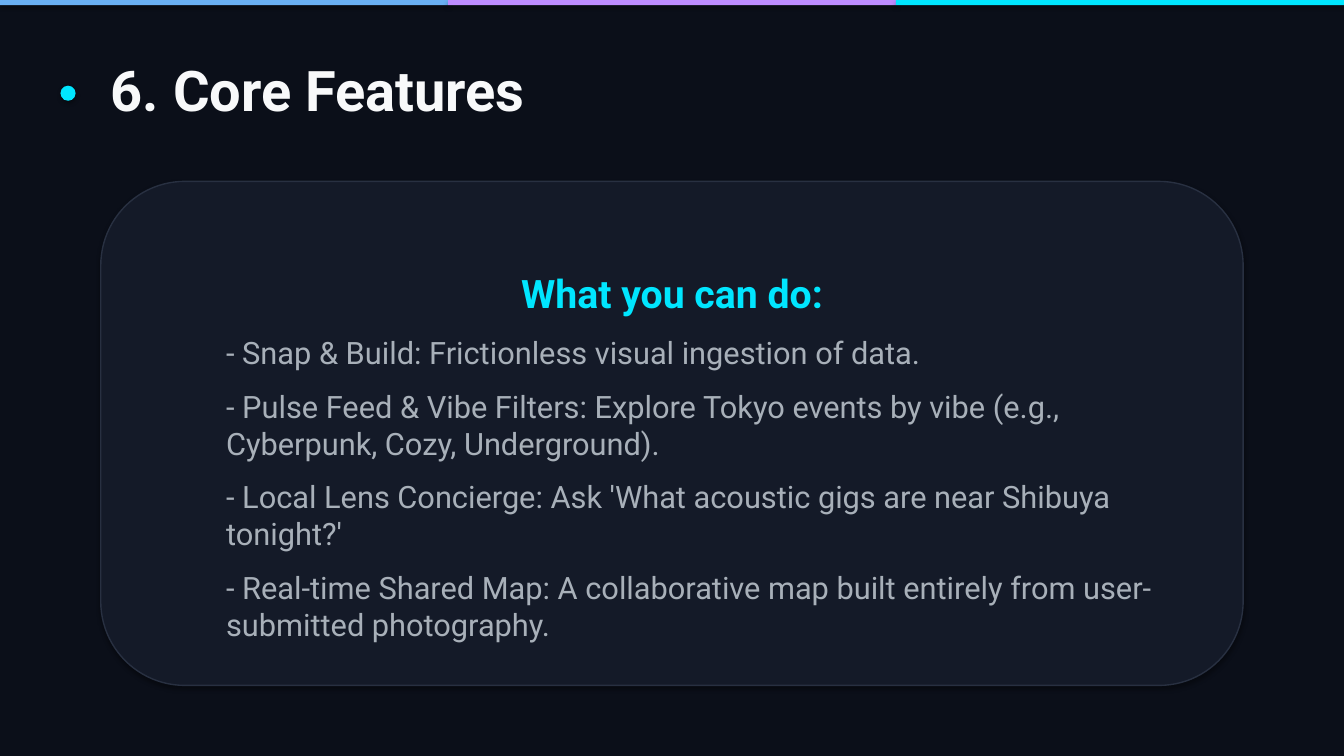
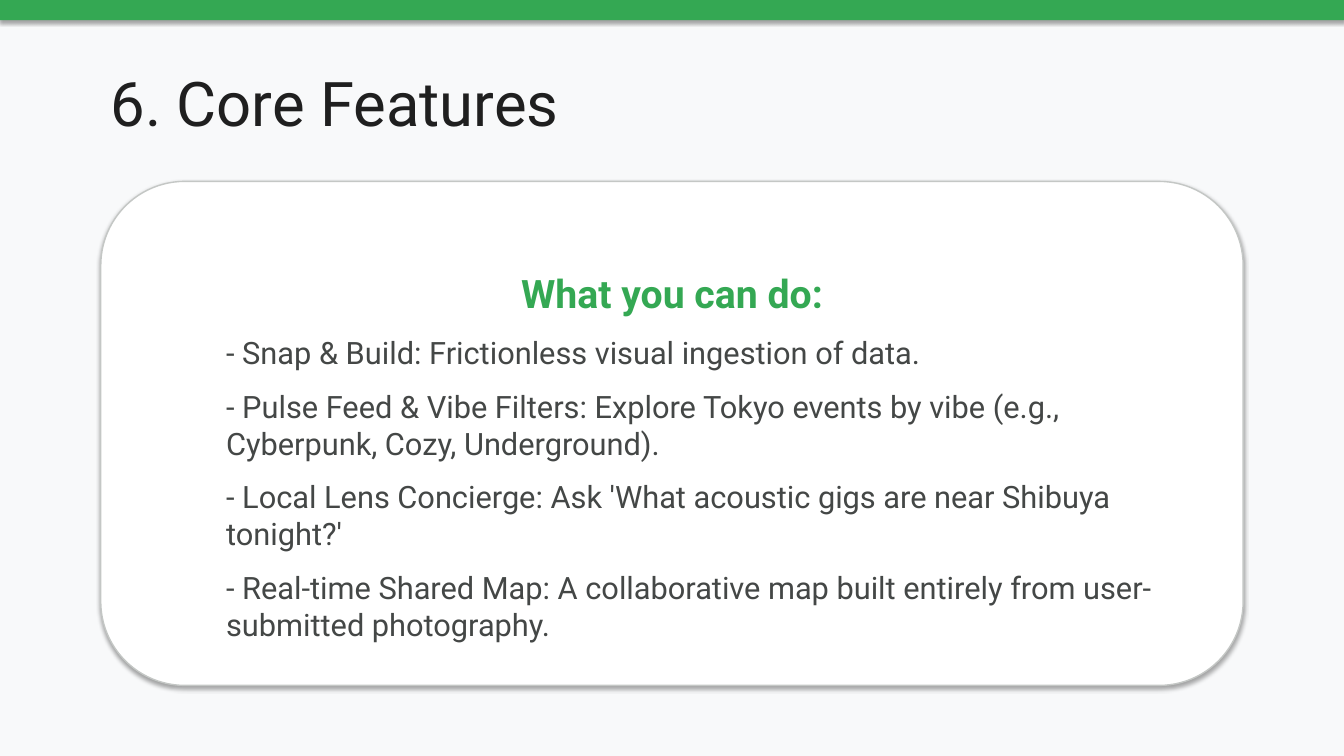
Before and after one commit to sad-squid/gemini-demo, a slide deck: slide 7 of docs/Local_Lens_Pitch_Deck.pptx. Drawn at 1344x756 pixels with LibreOffice and Linux fonts; fonts in the diff are those of the drawing. Boxes give left, top, right and bottom in pixels: in the first picture for what was removed or moved away, otherwise in the second. Text is boxed around its words. In the diff, an @@ line names an element or a change of style, - is before the commit and + after.

```diff
--- a/docs/Local_Lens_Pitch_Deck.pptx
+++ b/docs/Local_Lens_Pitch_Deck.pptx
@@ background #0B0F19 to #F8F9FA @@
@@ rectangle: place and size @@
-rectangle at bbox=[0, 0, 448, 5]
+rectangle at bbox=[0, 0, 1344, 20]
@@ rectangle at bbox=[0, 0, 1344, 20]: fill #6AB0F3 to #34A853 @@
@@ rectangle removed at bbox=[448, 0, 895, 5] @@
@@ rectangle removed at bbox=[896, 0, 1344, 5] @@
@@ ellipse removed at bbox=[60, 86, 76, 101] @@
@@ text "6. Core Features": place and size @@
-text "6. Core Features" at bbox=[111, 70, 524, 112]
+text "6. Core Features" at bbox=[111, 81, 558, 127]
@@ text "6. Core Features" at bbox=[111, 81, 558, 127]: size 40 to 44 pt, text colour #F8F9FA to #1F1F1F, bold off @@
@@ rounded rectangle "What you can do:" at bbox=[101, 181, 1243, 686]: text colour #00E6FF to #34A853 in "What you can do:"; text colour #A8B0B9 to #444746; fill #141A28 to #FFFFFF; outline #283041 1 pt to #C4C7C5 1 pt @@
```
Also in this commit, not shown: 8 other slides changed, 8 other files.
